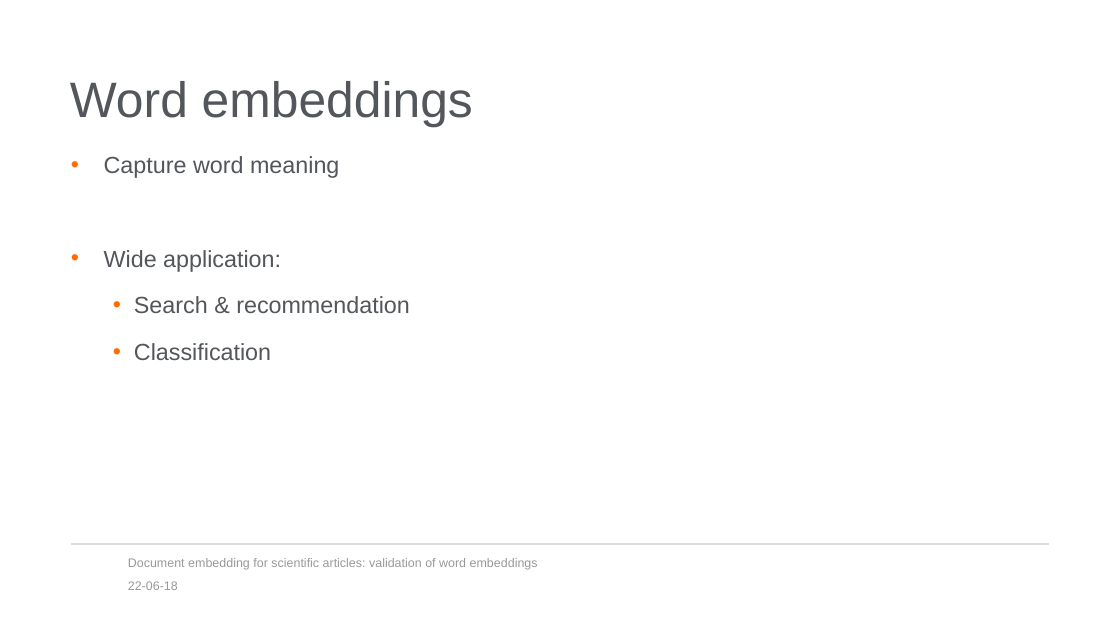
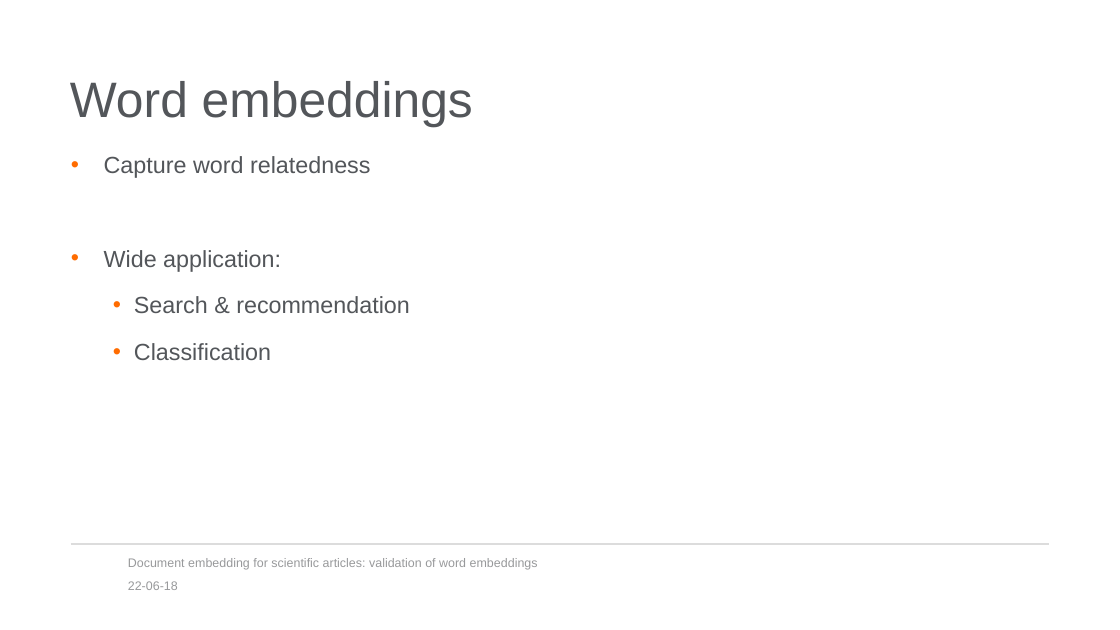
Before and after one commit to ArjanMeijer/Master-thesis, a slide deck: slide 2 of Internal presentation.pptx. Drawn at 1120x630 pixels with LibreOffice and Linux fonts; fonts in the diff are those of the drawing; background and template pictures are left out. Boxes give left, top, right and bottom in pixels: in the first picture for what was removed or moved away, otherwise in the second. Text is boxed around its words. In the diff, an @@ line names an element or a change of style, - is before the commit and + after.

```diff
--- a/Internal presentation.pptx
+++ b/Internal presentation.pptx
@@ text at [104,156,370,178]: text changed @@
-• Capture word meaning
+• Capture word relatedness
```
Also in this commit, not shown: 9 other files.
